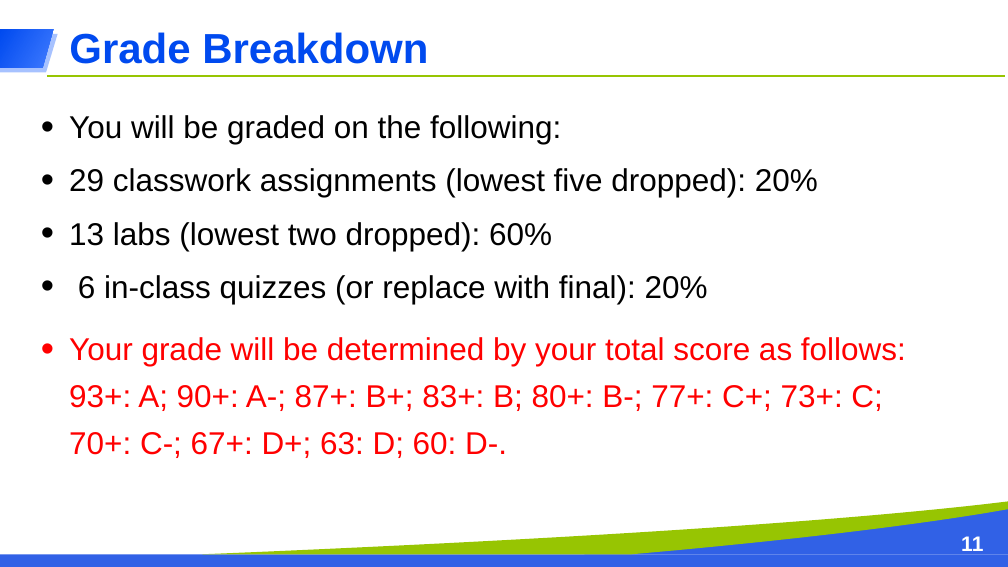
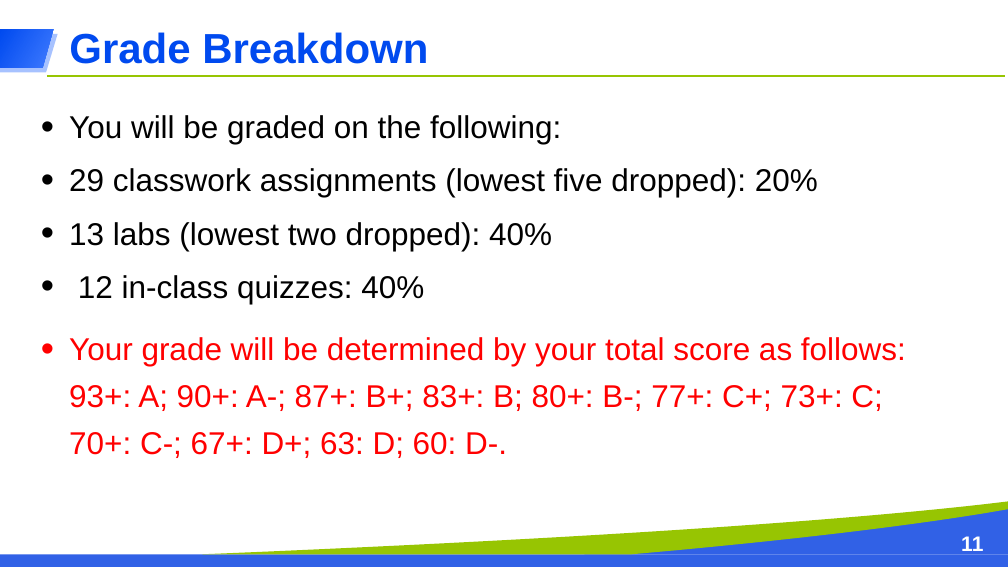
Before and after one commit to fangtian-zhong/fangtian-zhong.github.io, a slide deck: slide 11 of teaching/csci112-fall-2024/lectures/ppts/CSCI_112_Programming_with_C_20240117.pptx. Drawn at 1008x567 pixels with LibreOffice and Linux fonts; fonts in the diff are those of the drawing. Boxes give left, top, right and bottom in pixels: in the first picture for what was removed or moved away, otherwise in the second. Text is boxed around its words. In the diff, an @@ line names an element or a change of style, - is before the commit and + after.

```diff
--- a/teaching/csci112-fall-2024/lectures/ppts/CSCI_112_Programming_with_C_20240117.pptx
+++ b/teaching/csci112-fall-2024/lectures/ppts/CSCI_112_Programming_with_C_20240117.pptx
@@ text at [69, 222, 552, 304]: text changed @@
-• 13 labs (lowest two dropped): 60%
-• 6 in-class quizzes (or replace with final): 20%
+• 13 labs (lowest two dropped): 40%
+• 12 in-class quizzes: 40%
```
Also in this commit, not shown: 6 other slides changed.
